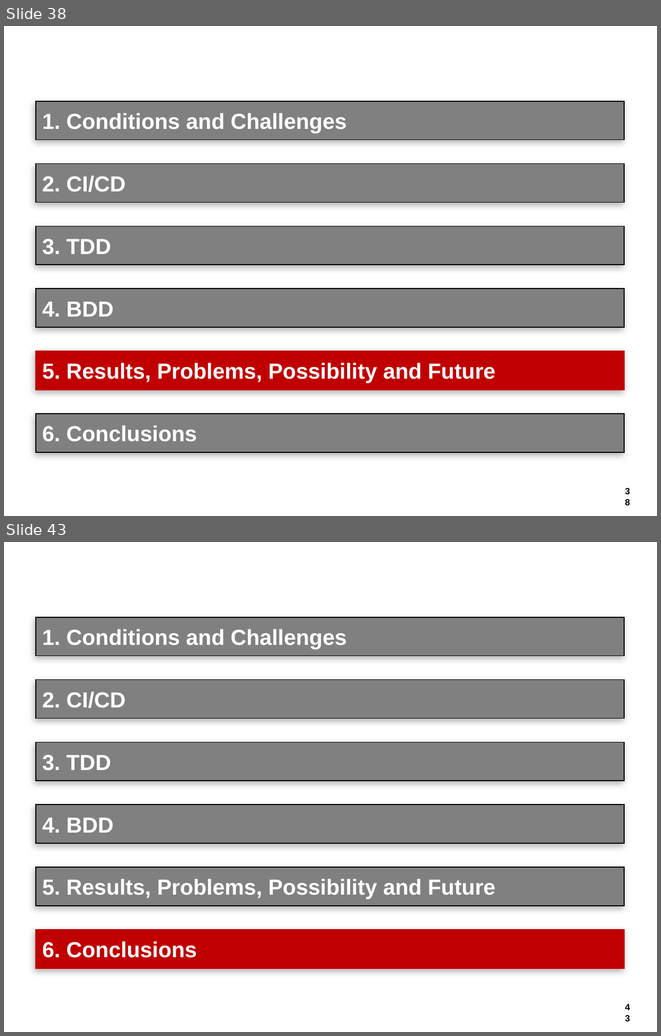
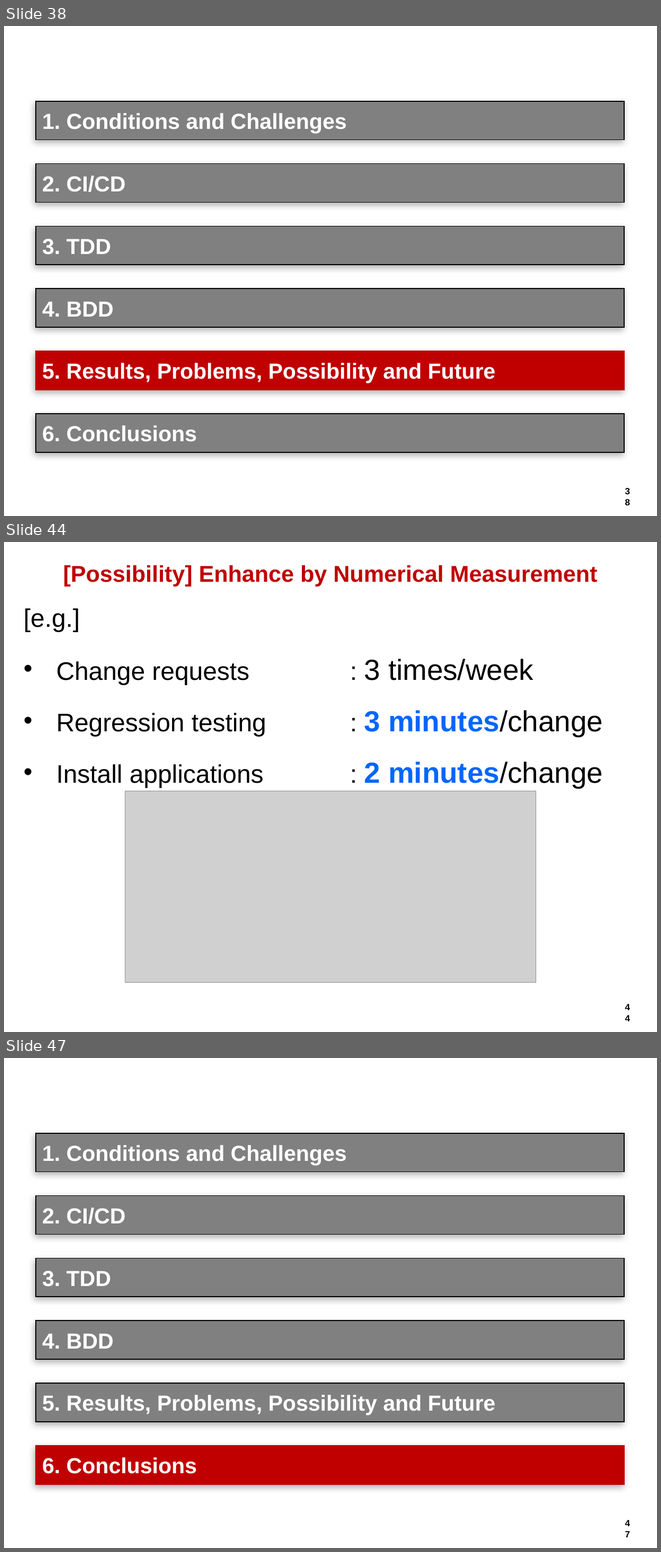
Before and after one commit to hageyahhoo/agile2014, a slide deck: presentations/TechnologyDrivenDevelopment.pptx. Shown one above the other, each under a label of ours: slides 38 and 43 before the commit, slides 38, 44 and 47 after it; the slides between them are not shown. The pictures are 661x1036 and 661x1552 pixels, drawn with LibreOffice and Linux fonts; fonts in the diff are those of the drawing; grey boxes stand for pictures; background and template pictures are left out. Boxes give left, top, right and bottom in pixels: in the first picture for what was removed or moved away, otherwise in the second. Text is boxed around its words. In the diff, an @@ line names an element or a change of style, - is before the commit and + after.

```diff
--- a/presentations/TechnologyDrivenDevelopment.pptx
+++ b/presentations/TechnologyDrivenDevelopment.pptx
@@ slide 44 added at [4, 542, 657, 1032], background #FFFFFF; not listed: 1 template element that a slide beside it also shows @@
@@ title added at [63, 565, 598, 586], 25.2 pt, text #C00000, bold @@
+[Possibility] Enhance by Numerical Measurement
@@ text added at [24, 608, 80, 632], 28 pt, text #000000 @@
+[e.g.]
@@ text added at [56, 659, 533, 685], 28 pt, text #000000 @@
+• Change requests : 3 times/week
@@ text added at [56, 710, 603, 737], 28 pt, text #000000 @@
+• Regression testing : 3 minutes/change
@@ text added at [56, 761, 603, 788], 28 pt, text #000000 @@
+• Install applications : 2 minutes/change
@@ picture added at [125, 791, 536, 982] @@
@@ what was slide 43 is now slide 47 @@
```
Also in this commit, not shown: 5 slides changed, 9 other slides added, 5 slides removed.
